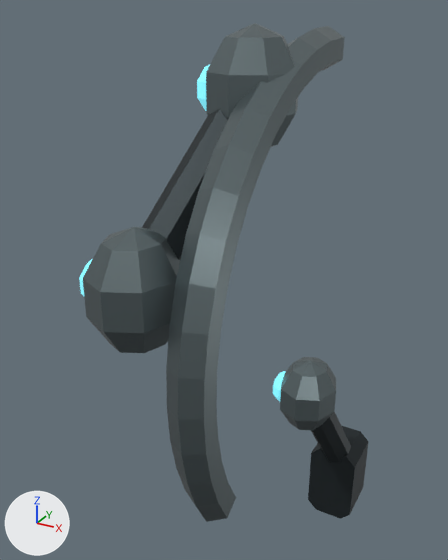
The glTF model client/assets/originals/cranial_interface_right.glb: old version first, new version second.
Both versions are drawn from a 50 mm lens placed at (0.031, -0.1003, 0.048), pointed at (-0.0234, -0.0015, -0.0015). Lighting does not change. The marker at lower left points along +X, +Y and +Z. The first picture is the older version. Vertices at exactly the same position are counted once.

Objects in the first picture: 'cranial_interface_right'.
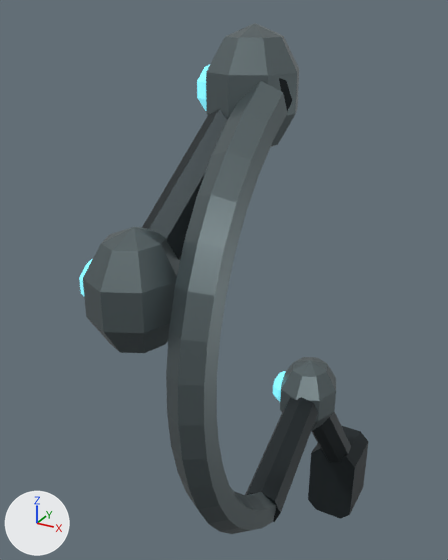
Changed parts and their boxes [x1, y1, x2, y2] in the pictures (448 x 560 px; the box of a moved part takes in the faces that stretch with it):
'cranial_interface_right', reshaped
    before: [79, 23, 368, 522]
    after: [79, 23, 368, 534]
part 1 of me_cranial_interface_right, moved or reshaped
    before: [166, 26, 345, 522]
    after: [166, 81, 287, 534]
part 2 of me_cranial_interface_right, added (mostly hidden)
    after: [279, 78, 292, 111]
part 3 of me_cranial_interface_right, added
    after: [245, 397, 318, 522]

Edits to the bpy script that builds the scene:
```text
Change me_cranial_interface_right:
    used by ob_cranial_interface_right; location = (0.0, 0.0, 0.0)
    remove me_cranial_interface_right.from_pydata(...)  # 356 vertices, 672 faces; spans x -0.0247..-0.001, y -0.0466..0.04, z -0.0795..0.046
    add me_cranial_interface_right.from_pydata(...)  # 388 vertices, 728 faces; spans x -0.0247..-0.001, y -0.0466..0.04, z -0.0795..0.046
    me_cranial_interface_right part 1: the loose piece of 104 vertices spanning x -0.0089..-0.0031, y -0.0453..0.0013, z -0.0237..0.0453 is multiplied about its middle by the matrix ((-1.0, 0.0, 0.0), (0.0, 0.882, -0.472), (0.0, -0.472, -0.882)), then moved by (0.0, -0.0025, -0.0099)
    me_cranial_interface_right part 2: a new loose piece of 16 vertices spanning x -0.0128..-0.0032, y -0.0238..-0.0144, z 0.0325..0.0408, in mat_frame (dark grey #30383b)
    me_cranial_interface_right part 3: a new loose piece of 16 vertices spanning x -0.0148..-0.0022, y -0.0193..0.0176, z -0.0414..-0.0312, in mat_frame (dark grey #30383b)
```
